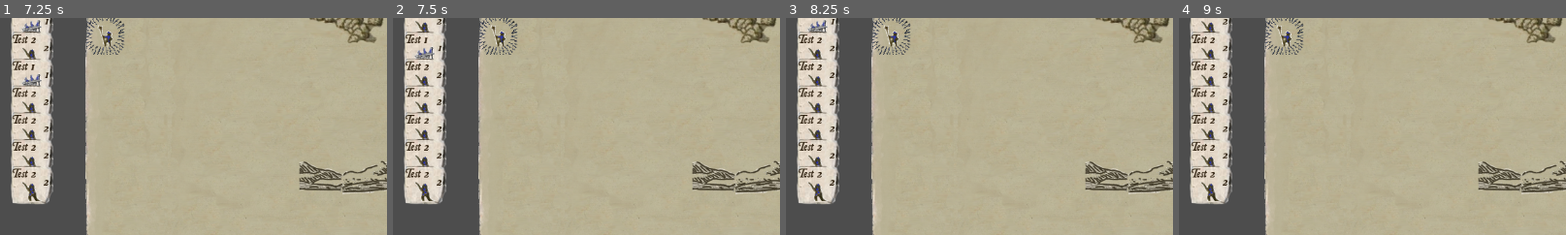
Above: before the commit, frames 1-4 (left to right).
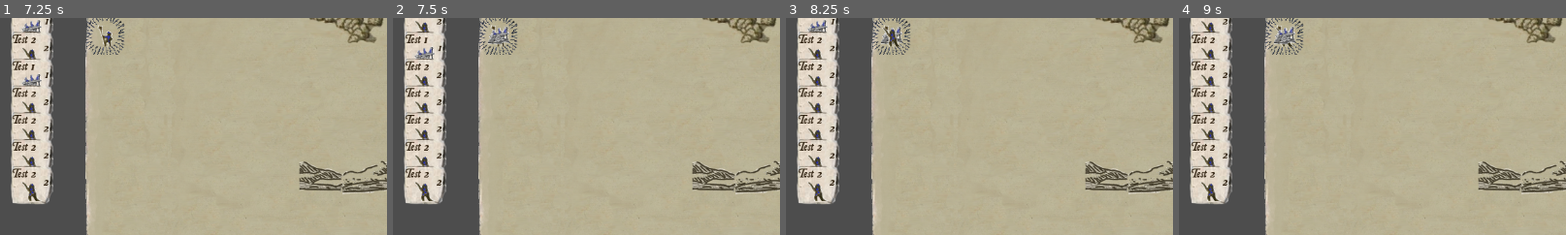
Above: after the commit, the same moments.

Repository: FredrikLundvall/MinuteBattle
Game: Godot game, scene res://godot/play_ground/play_ground.tscn
Same seed, same stepped clock (60 frames per second), same inputs: the game is played once before the commit and once after it.
Inputs (mouse positions are % of the whole screen's width and height, from its top left):
- Up to frame 1 (7.25 s): click "Create card 1" at 0.5 s; click "Create card 2" at 1.25 s; click "Create card 1" at 2 s; click "Create card 2" at 2.75 s; click "Create card 1" at 3.5 s; click "Create card 2" at 4.25 s; tap Enter at 5, 6.5 s; move the mouse to (4, 26) at 5.02 s; press the mouse at (4, 26) at 5.03 s; tap Space at 5.75 s; release the mouse at (4, 26) at 5.78 s; click (4, 26) at 5.85 s; press the mouse at (4, 26) at 6.53 s
- Up to frame 2 (7.5 s): tap Space at 7.25 s; release the mouse at (4, 26) at 7.28 s; click (4, 26) at 7.35 s
- Up to frame 3 (8.25 s): tap Enter at 8 s; press the mouse at (4, 26) at 8.03 s
- Up to frame 4 (9 s): tap Space at 8.75 s; release the mouse at (4, 26) at 8.78 s; click (4, 26) at 8.85 s
The pictures show only the part of the screen within x 0-50%, y 37-87%; the shares and areas given below are measured in that part.

Frame 1 is identical in both runs. In frame 2, 0.3% of the frame differs, in the area x 24-31%, y 3-13%; in frame 3, 0.3%; in frame 4, 0.3%, in the area x 24-31%, y 3-14%.

Commit message:
Adding a Unit to cards to use for spawning a unit onto the map

Diff:
--- a/GameSource/Content/godot/Battle/battle.gd
+++ b/GameSource/Content/godot/Battle/battle.gd
@@ -12,8 +12,6 @@
 	#Set spawn point
 	terrain.set_cell(SPAWN_COORDINATES,0,SPAWN_ATLAS_TILE,0)
 
-func spawn_unit():
-	var melee: Sprite2D = Sprite2D.new()
-	melee.texture = meleePicture
-	melee.position = terrain.map_to_local(SPAWN_COORDINATES)
-	terrain.add_child(melee)
+func spawn_unit(unit: Unit):
+	unit.position = terrain.map_to_local(SPAWN_COORDINATES)
+	terrain.add_child(unit)
--- a/GameSource/Content/godot/Battle/battle.tscn
+++ b/GameSource/Content/godot/Battle/battle.tscn
@@ -1,9 +1,8 @@
-[gd_scene load_steps=7 format=4 uid="uid://b1f5e0og3cr3d"]
+[gd_scene load_steps=6 format=4 uid="uid://b1f5e0og3cr3d"]
 
 [ext_resource type="Texture2D" uid="uid://ch3hdmtterefj" path="res://maps/paper_sheet.png" id="1_l7l7s"]
 [ext_resource type="Script" uid="uid://dp5fpwt3utp1s" path="res://godot/Battle/battle.gd" id="1_wv22a"]
 [ext_resource type="Texture2D" uid="uid://cuam4d2fsam0n" path="res://maps/terrain_tile_set.png" id="2_3qm6w"]
-[ext_resource type="Texture2D" uid="uid://dsksdmccbhpld" path="res://hero/melee.png" id="4_l0dnm"]
 
 [sub_resource type="TileSetAtlasSource" id="TileSetAtlasSource_wv22a"]
 texture = ExtResource("2_3qm6w")
@@ -40,7 +39,3 @@
 scale = Vector2(2.1428573, 1.8556705)
 tile_map_data = PackedByteArray("AAADAAEAAAABAAAAAAADAAIAAAABAAEAAAAEAAEAAAACAAAAAAAEAAIAAAACAAEAAAAFAAIAAAABAAAAAAAFAA …(256 unchanged characters)…
 tile_set = SubResource("TileSet_l0dnm")
-
-[node name="Melee" type="Sprite2D" parent="Background/Terrain"]
-visible = false
-texture = ExtResource("4_l0dnm")
--- a/GameSource/Content/godot/card/card.gd
+++ b/GameSource/Content/godot/card/card.gd
@@ -6,6 +6,7 @@
 @export var picture: Texture2D = preload("res://hero/melee.png")
 @export var focused: bool = false
 @export var highlighted: bool = false
+@export var unit: Unit = preload("res://godot/unit/unit.tscn").instantiate()
 
 signal card_focused(card: Card)
 signal card_unfocused(card: Card)
@@ -41,7 +42,6 @@
 func _on_area_2d_mouse_exited() -> void:
 	card_unfocused.emit(self)
 
-
 func _on_area_2d_input_event(_viewport: Node, event: InputEvent, _shape_idx: int) -> void:
 	if(event.is_action_pressed("mouse_click") and highlighted):
 		card_clicked.emit(self)
--- a/GameSource/Content/godot/play_ground/play_ground.gd
+++ b/GameSource/Content/godot/play_ground/play_ground.gd
@@ -18,17 +18,20 @@
 	spawn_card.title = "Test 1"
 	spawn_card.price = 1
 	spawn_card.picture = preload("res://hero/artillery.png")
+	spawn_card.unit.picture = preload("res://hero/artillery.png")
+	print("artillery")
 	hand.add_child(spawn_card)
-
 
 func _on_button_2_pressed() -> void:
 	var spawn_card = card_scene.instantiate()
 	spawn_card.title = "Test 2"
 	spawn_card.price = 2
 	spawn_card.picture = preload("res://hero/projectile.png")
+	spawn_card.unit.picture = preload("res://hero/projectile.png")
+	print("projectile")
 	hand.add_child(spawn_card)
 
 func _on_card_selected(card: Card) -> void:
-	print(card.name)
-	battle.spawn_unit()
-	pass
+	var spawn_unit = card.unit.duplicate()
+	spawn_unit.visible = true
+	battle.spawn_unit(spawn_unit)
--- /dev/null
+++ b/GameSource/Content/godot/unit/unit.gd
@@ -0,0 +1,14 @@
+class_name Unit extends Node2D
+
+@export var picture: Texture2D = preload("res://hero/melee.png")
+
+
+# Called when the node enters the scene tree for the first time.
+func _ready() -> void:
+	var pictureSpr: Sprite2D = $Picture
+	pictureSpr.texture = picture
+
+
+# Called every frame. 'delta' is the elapsed time since the previous frame.
+func _process(_delta: float) -> void:
+	pass
--- /dev/null
+++ b/GameSource/Content/godot/unit/unit.tscn
@@ -0,0 +1,10 @@
+[gd_scene load_steps=3 format=3 uid="uid://ck7ukbhe6n7ut"]
+
+[ext_resource type="Script" uid="uid://ckcb7gf280a80" path="res://godot/unit/unit.gd" id="1_lc2w5"]
+[ext_resource type="Texture2D" uid="uid://dsksdmccbhpld" path="res://hero/melee.png" id="2_jyasx"]
+
+[node name="Unit" type="Node2D"]
+script = ExtResource("1_lc2w5")
+
+[node name="Picture" type="Sprite2D" parent="."]
+texture = ExtResource("2_jyasx")
Not shown, added: GameSource/Content/godot/unit/unit.gd.uid
